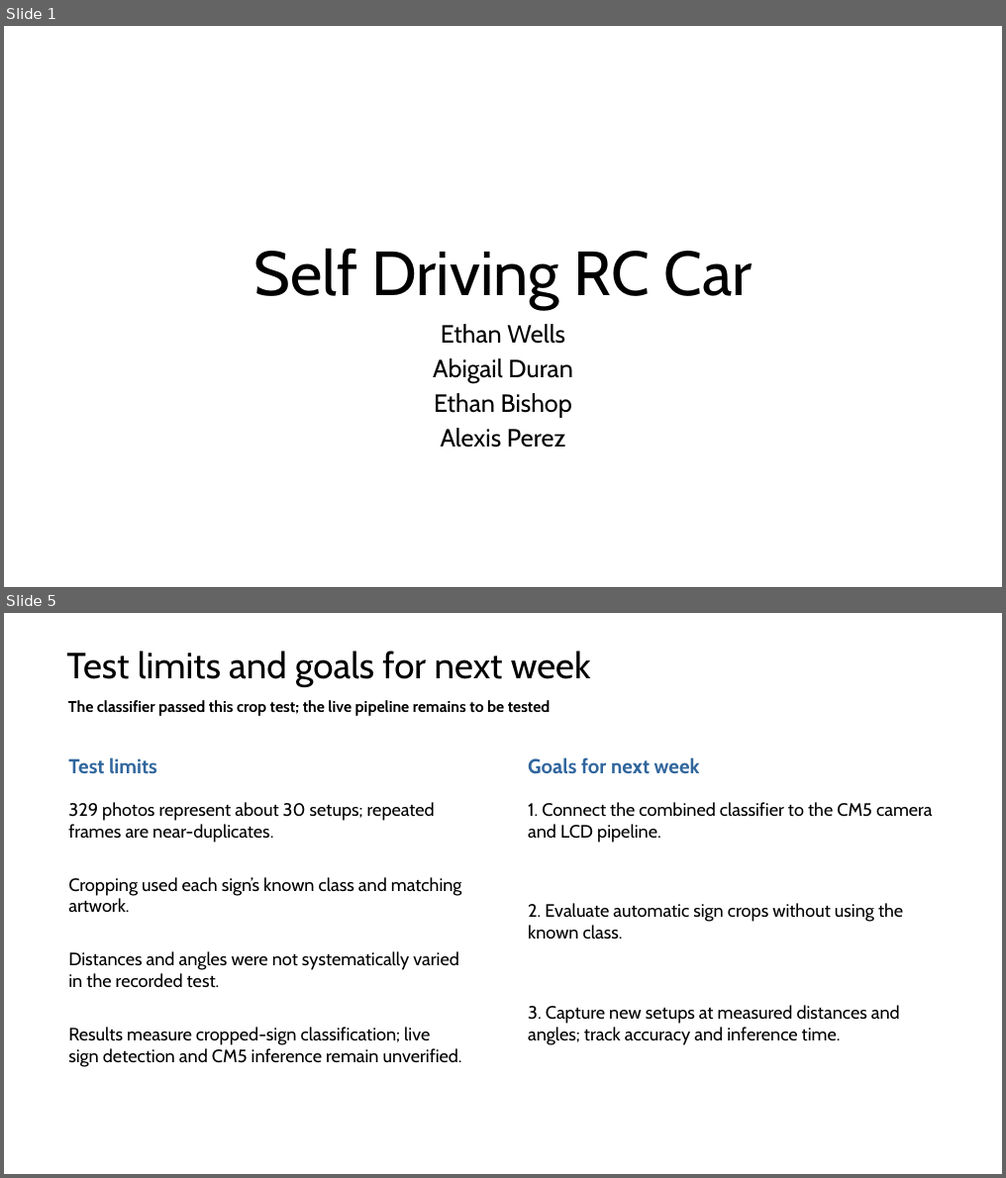
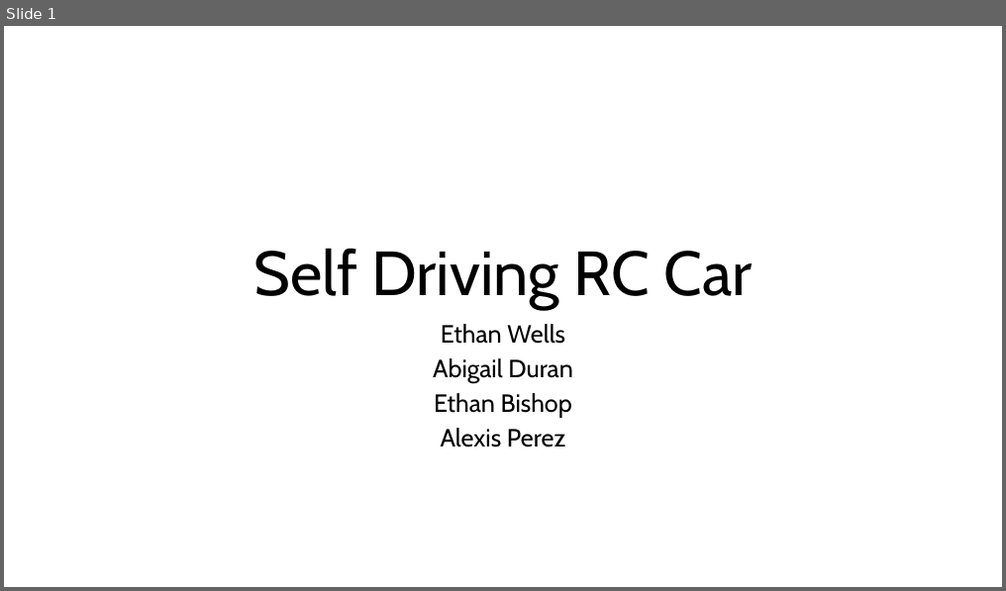
Before and after one commit to EthanWellsSr/BuggyBot, a slide deck: Weekly Reports/Self-Driving-RC-Car.pptx. Shown one above the other, each under a label of ours: slides 1 and 5 before the commit, slide 1 after it; the slides between them are not shown. The pictures are 1006x1178 and 1006x591 pixels, drawn with LibreOffice and Linux fonts; fonts in the diff are those of the drawing. Boxes give left, top, right and bottom in pixels: in the first picture for what was removed or moved away, otherwise in the second. Text is boxed around its words. In the diff, an @@ line names an element or a change of style, - is before the commit and + after.

Commit message:
Week 10: assemble weekly presentation deck from slides

```diff
--- a/Weekly Reports/Self-Driving-RC-Car.pptx
+++ b/Weekly Reports/Self-Driving-RC-Car.pptx
@@ slide 5 removed at [4,613,1002,1174], background #FFFFFF @@
@@ text removed at [66,651,591,688] @@
-Test limits and goals for next week
@@ text removed at [68,700,550,716] @@
-The classifier passed this crop test; the live pipeline remains to be tested
@@ text removed at [68,758,157,774] @@
-Test limits
@@ text removed at [528,758,700,774] @@
-Goals for next week
@@ text removed at [68,802,435,843] @@
-329 photos represent about 30 setups; repeated frames are near-duplicates.
@@ text removed at [528,802,933,843] @@
-1. Connect the combined classifier to the CM5 camera and LCD pipeline.
@@ text removed at [68,877,462,913] @@
-Cropping used each sign’s known class and matching artwork.
@@ text removed at [528,903,903,939] @@
-2. Evaluate automatic sign crops without using the known class.
@@ text removed at [68,952,459,988] @@
-Distances and angles were not systematically varied in the recorded test.
@@ text removed at [68,1027,462,1067] @@
-Results measure cropped-sign classification; live sign detection and CM5 inference remain unverified.
@@ text removed at [528,1005,900,1046] @@
-3. Capture new setups at measured distances and angles; track accuracy and inference time.
```
Also in this commit, not shown: 3 slides changed, 8 slides added, 9 other slides removed.
